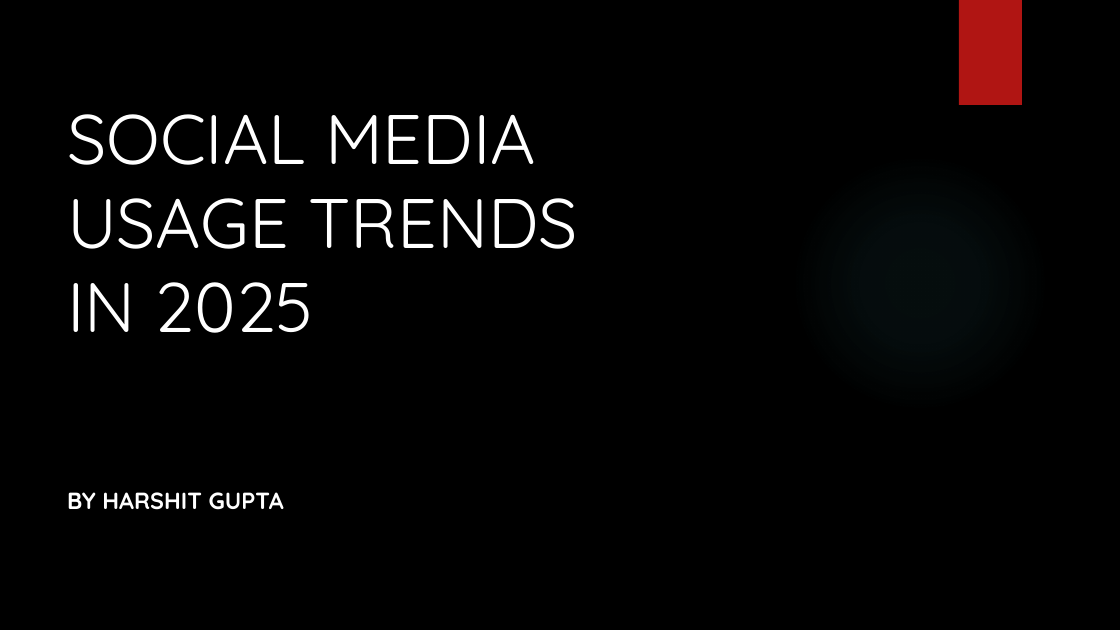
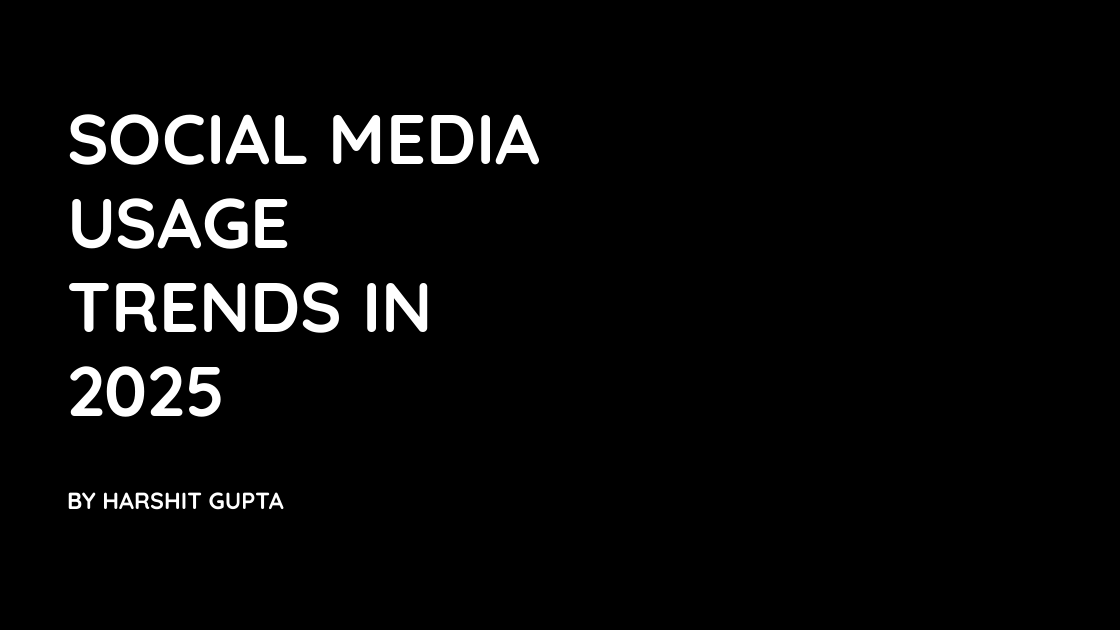
Before and after one commit to hg301240-maker/Social-Media-Usage-Trends-in-2025, a slide deck: slide 1 of PowerPoint Project.pptx. Drawn at 1120x630 pixels with LibreOffice and Linux fonts; fonts in the diff are those of the drawing; background and template pictures are left out. Boxes give left, top, right and bottom in pixels: in the first picture for what was removed or moved away, otherwise in the second. Text is boxed around its words. In the diff, an @@ line names an element or a change of style, - is before the commit and + after.

```diff
--- a/PowerPoint Project.pptx
+++ b/PowerPoint Project.pptx
@@ rectangle removed at [959,0,1022,105] @@
@@ title "SOCIAL MEDIA USAGE TRENDS IN ..." at [67,114,540,417]: bold on @@
```
Also in this commit, not shown: 12 other slides changed.
